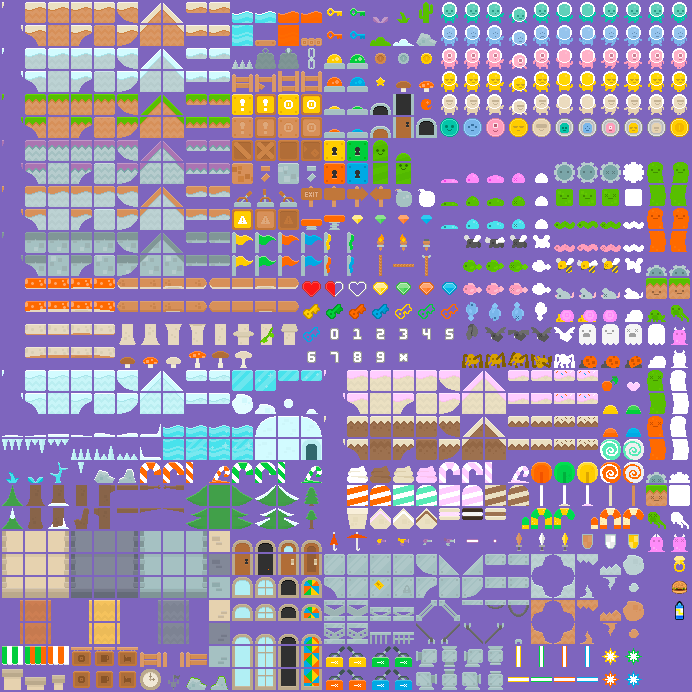
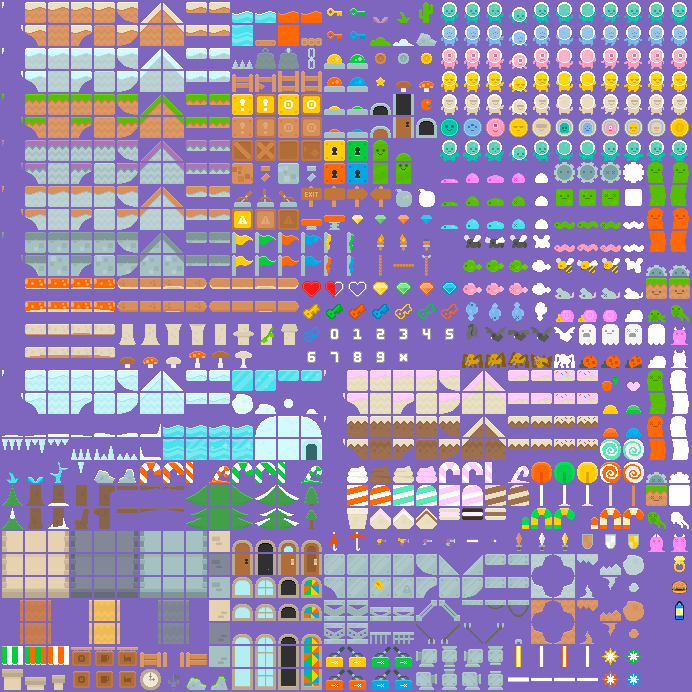
Revision of a layered (692, 692) image; what changed, layer by layer:
added layer "Слой 3" above "boomsportz1" over [left=440, top=140, right=688, bottom=161]
